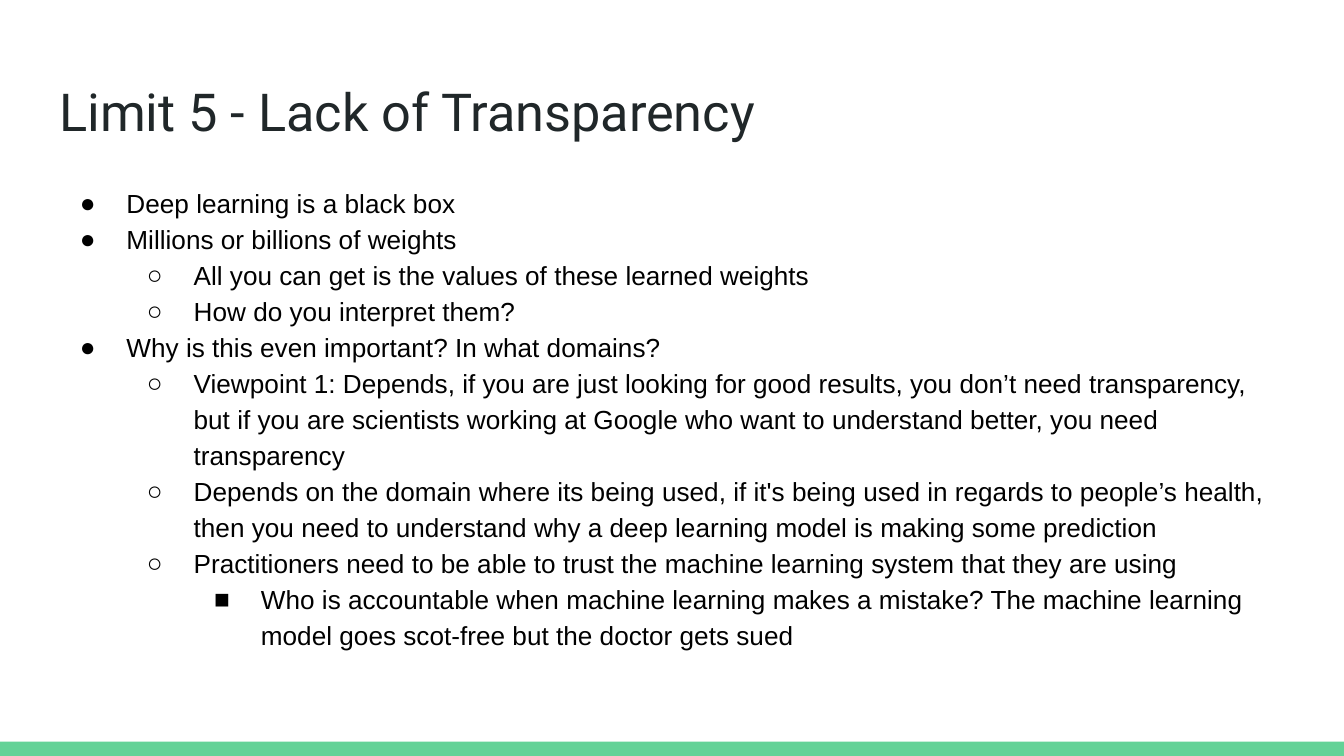
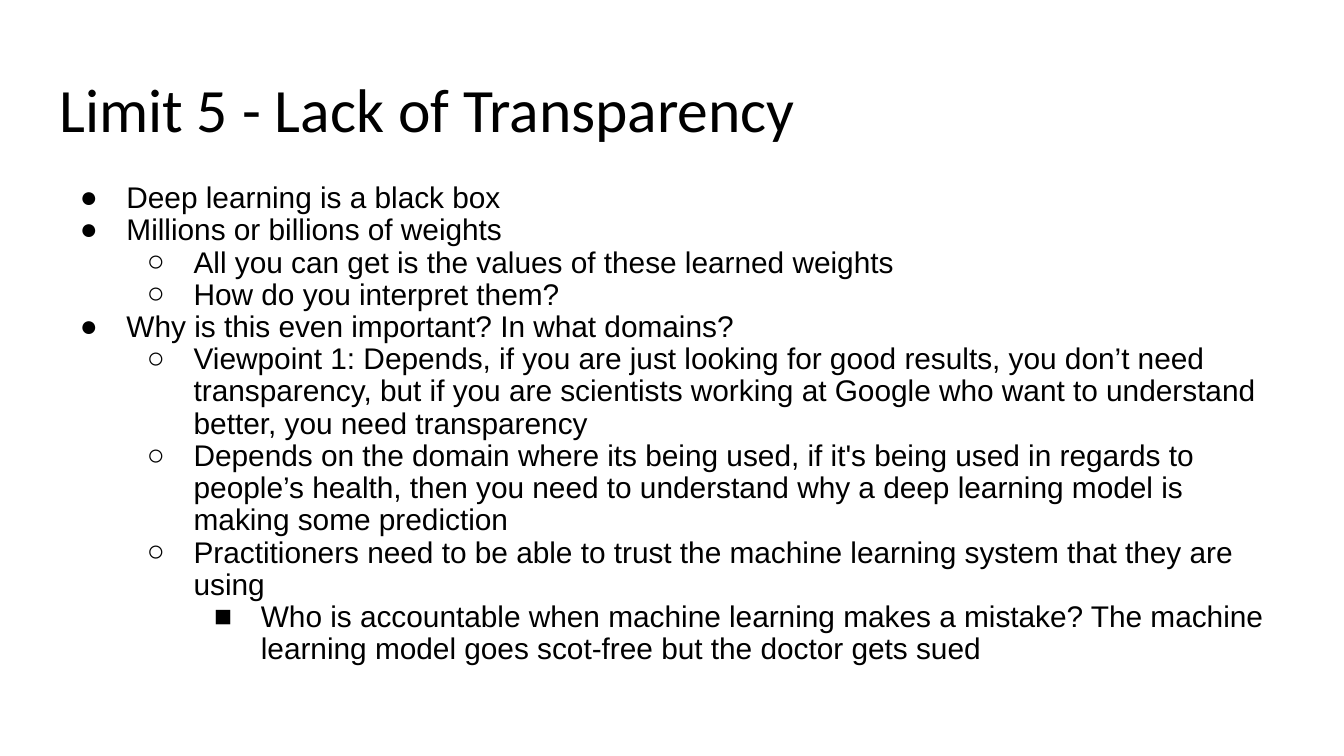
Before and after one commit to AmulyaYadav/EmergingTrendsML, a slide deck: slide 11 of pdf/Week_5/takahashiandrew_6724491_103581906_IST_402_Week_5_Notes.pptx. Drawn at 1344x756 pixels with LibreOffice and Linux fonts; fonts in the diff are those of the drawing. Boxes give left, top, right and bottom in pixels: in the first picture for what was removed or moved away, otherwise in the second. Text is boxed around its words. In the diff, an @@ line names an element or a change of style, - is before the commit and + after.

Commit message:
Change to unified ppt theme.

```diff
--- a/pdf/Week_5/takahashiandrew_6724491_103581906_IST_402_Week_5_Notes.pptx
+++ b/pdf/Week_5/takahashiandrew_6724491_103581906_IST_402_Week_5_Notes.pptx
@@ title "Limit 5 - Lack of ..." at box(59, 89, 795, 142): size 28 to 33 pt, font Roboto to Calibri, text colour #202729 to #000000; line spacing 1 to 0.9 @@
@@ text "Deep learning is a black ..." at box(126, 186, 1263, 665): size 14 to 16 pt; line spacing 1.15 to 0.9 @@
@@ rectangle removed at box(0, 742, 1344, 756) @@
```
Also in this commit, not shown: 14 other slides changed, 6 other files.
